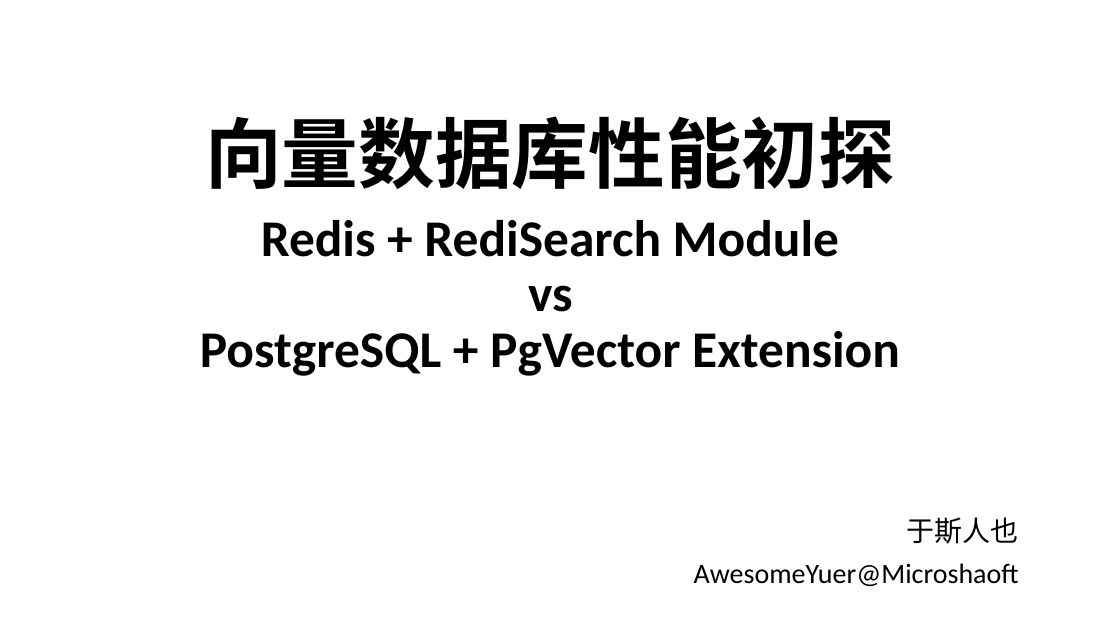
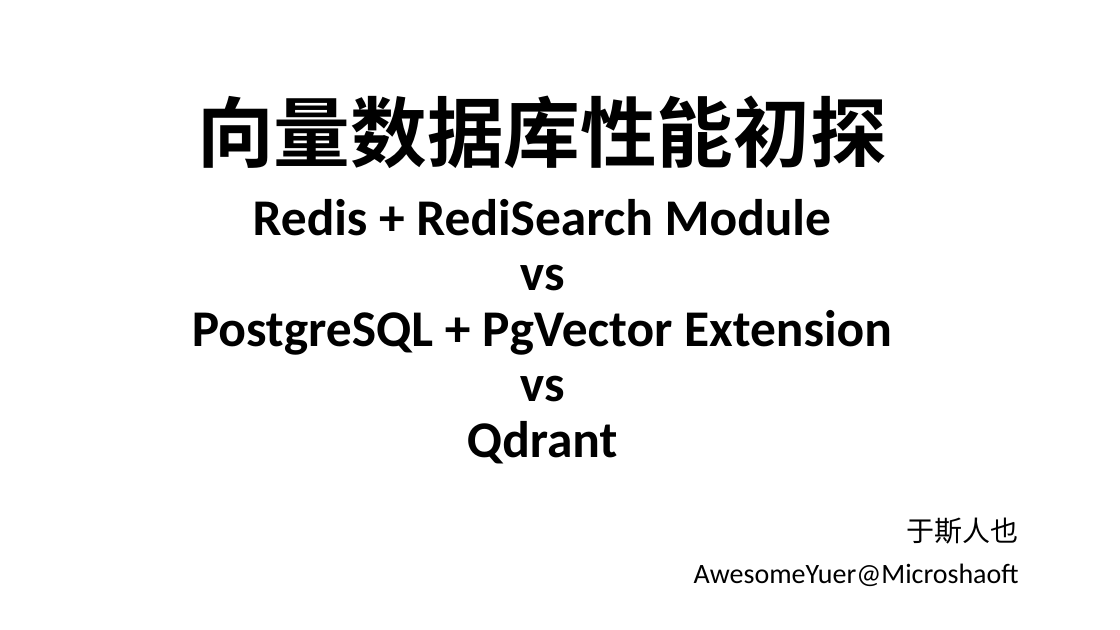
Before and after one commit to AwesomeYuer/PostgreSQL.PgVector.Performance, a slide deck: slide 1 of Vector.DataBases.And.Performance.Awesome.Yuer.pptx. Drawn at 1120x630 pixels with LibreOffice and Linux fonts; fonts in the diff are those of the drawing. Boxes give left, top, right and bottom in pixels: in the first picture for what was removed or moved away, otherwise in the second. Text is boxed around its words. In the diff, an @@ line names an element or a change of style, - is before the commit and + after.

```diff
--- a/Vector.DataBases.And.Performance.Awesome.Yuer.pptx
+++ b/Vector.DataBases.And.Performance.Awesome.Yuer.pptx
@@ title at bbox=[192, 95, 892, 464]: text changed @@
-向量数据库性能初探
-Redis + RediSearch Module
-vs
-PostgreSQL + PgVector Extension
+向量数据库性能初探
+Redis + RediSearch Module
+vs
+PostgreSQL + PgVector Extension
+vs
+Qdrant
```
Also in this commit, not shown: 1 slide added, 4 other files.
